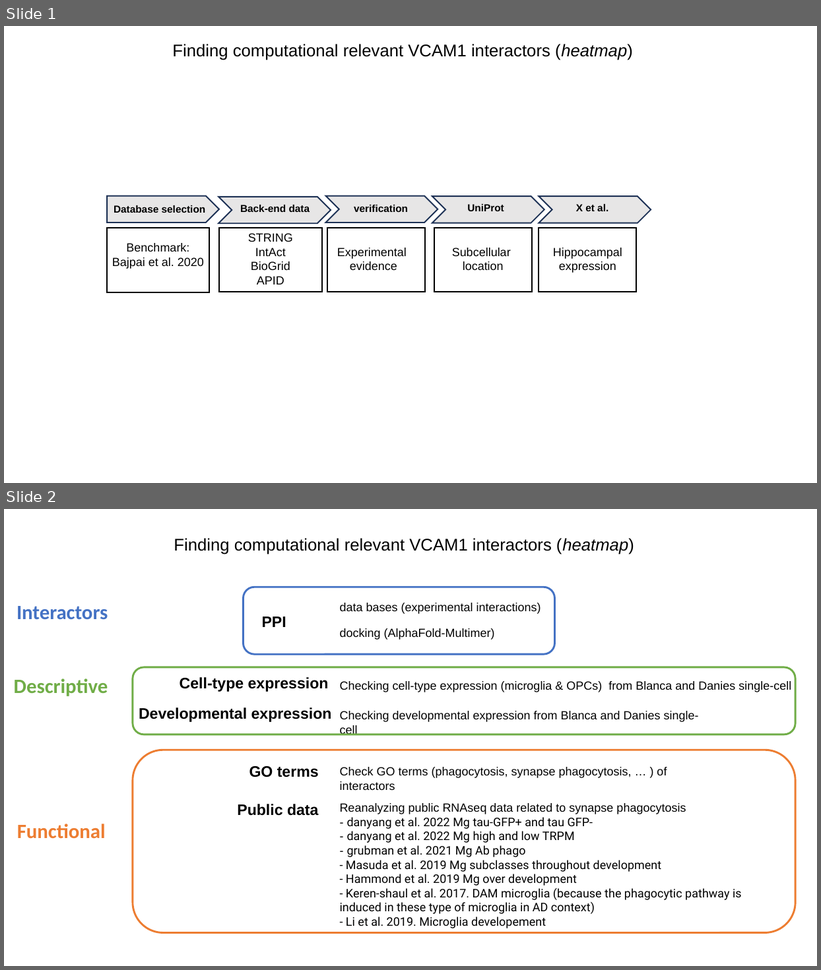
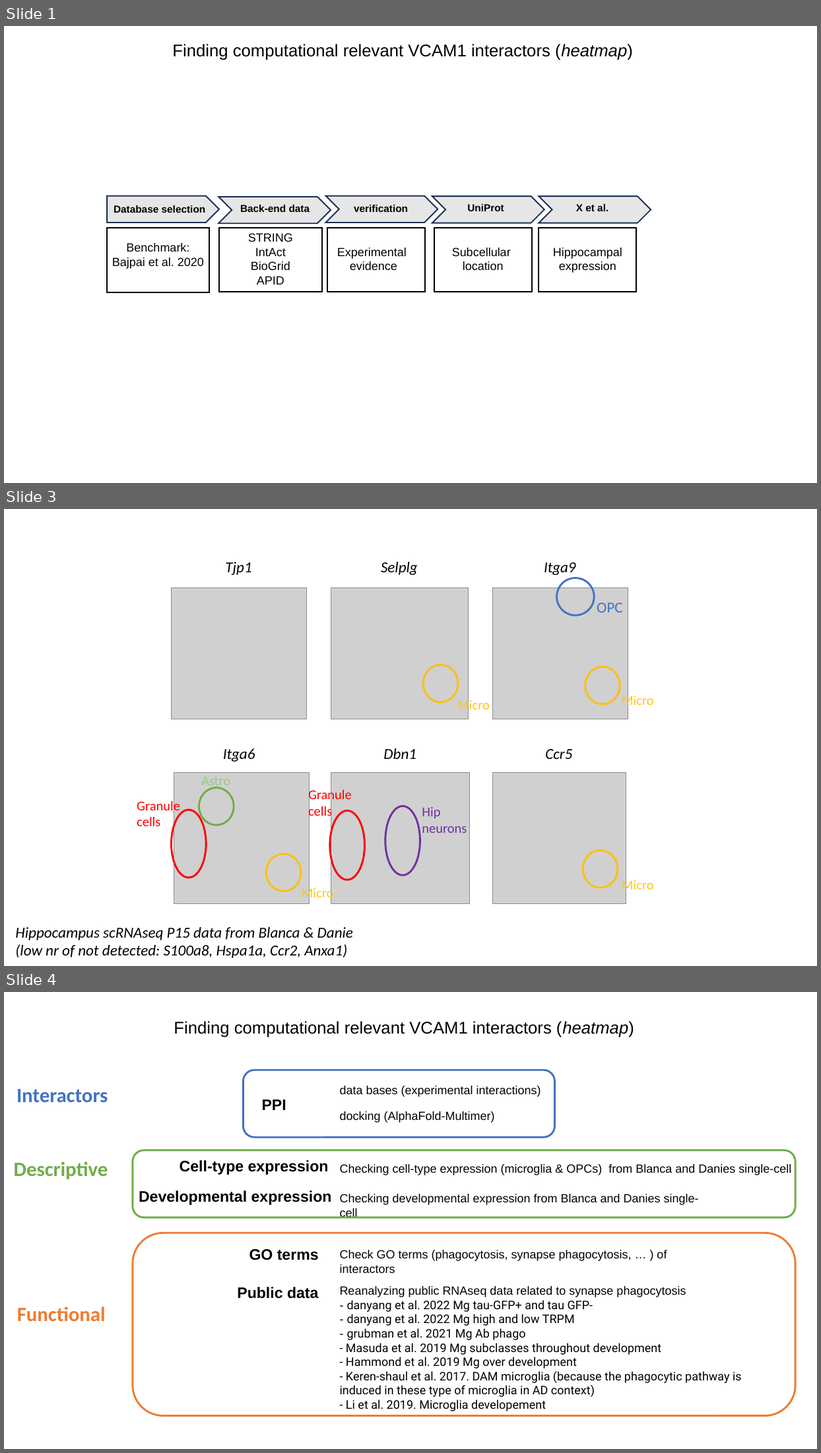
Before and after one commit to cgeyskens/phd, a slide deck: ppi/ppi-project.pptx. Shown one above the other, each under a label of ours: slides 1 and 2 before the commit, slides 1, 3 and 4 after it; the slides between them are not shown. The pictures are 821x970 and 821x1453 pixels, drawn with LibreOffice and Linux fonts; fonts in the diff are those of the drawing; grey boxes stand for pictures. Boxes give left, top, right and bottom in pixels: in the first picture for what was removed or moved away, otherwise in the second. Text is boxed around its words. In the diff, an @@ line names an element or a change of style, - is before the commit and + after.

```diff
--- a/ppi/ppi-project.pptx
+++ b/ppi/ppi-project.pptx
@@ slide 3 added at box(4, 509, 817, 966), background #FFFFFF @@
@@ text added at box(225, 562, 252, 575), 18 pt, text #000000, italic @@
+Tjp1
@@ text added at box(381, 562, 418, 575), 18 pt, text #000000, italic @@
+Selplg
@@ text added at box(544, 562, 576, 575), 18 pt, text #000000, italic @@
+Itga9
@@ ellipse added at box(556, 578, 594, 615), outline #4472C4 2.25 pt @@
@@ picture added at box(171, 588, 306, 720) @@
@@ picture added at box(331, 588, 468, 720) @@
@@ picture added at box(492, 588, 628, 720) @@
@@ text added at box(597, 603, 623, 613), 18 pt, text #4472C4 @@
+OPC
@@ ellipse added at box(424, 665, 459, 702), outline #FFC000 2.25 pt @@
@@ ellipse added at box(585, 667, 620, 704), outline #FFC000 2.25 pt @@
@@ text added at box(457, 698, 489, 714), 16 pt, text #FFC71C @@
+Micro
@@ text added at box(622, 694, 653, 709), 16 pt, text #FFC71C @@
+Micro
@@ text added at box(223, 749, 255, 762), 18 pt, text #000000, italic @@
+Itga6
@@ text added at box(384, 749, 416, 759), 18 pt, text #000000, italic @@
+Dbn1
@@ text added at box(545, 749, 572, 759), 18 pt, text #000000, italic @@
+Ccr5
@@ picture added at box(174, 773, 310, 904) @@
@@ text added at box(201, 777, 230, 789), 16 pt, text #9CC680 @@
+Astro
@@ picture added at box(331, 773, 470, 904) @@
@@ picture added at box(492, 773, 626, 904) @@
@@ text added at box(137, 799, 180, 826), 16 pt, text #FF0000 @@
+Granule
+cells
@@ ellipse added at box(199, 788, 234, 825), outline #70AD47 2.25 pt @@
@@ text added at box(308, 788, 352, 820), 16 pt, text #FF0000 @@
+Granule
+cells
@@ ellipse added at box(171, 811, 206, 878), outline #FF0000 2.25 pt @@
@@ ellipse added at box(330, 811, 364, 881), outline #FF0000 2.25 pt @@
@@ ellipse added at box(385, 806, 420, 875), outline #7030A0 2.25 pt @@
@@ text added at box(422, 807, 467, 833), 16 pt, text #7030A0 @@
+Hip
+neurons
@@ ellipse added at box(266, 854, 301, 891), outline #FFC000 2.25 pt @@
@@ ellipse added at box(583, 851, 618, 888), outline #FFC000 2.25 pt @@
@@ text added at box(622, 879, 653, 894), 16 pt, text #FFC71C @@
+Micro
@@ text added at box(302, 887, 333, 902), 16 pt, text #FFC71C @@
+Micro
@@ text added at box(15, 927, 353, 958), 18 pt, text #000000, italic @@
+Hippocampus scRNAseq P15 data from Blanca & Danie
+(low nr of not detected: S100a8, Hspa1a, Ccr2, Anxa1)
@@ what was slide 2 is now slide 4 @@
```
Also in this commit, not shown: 1 other slide added, 4 other files.
